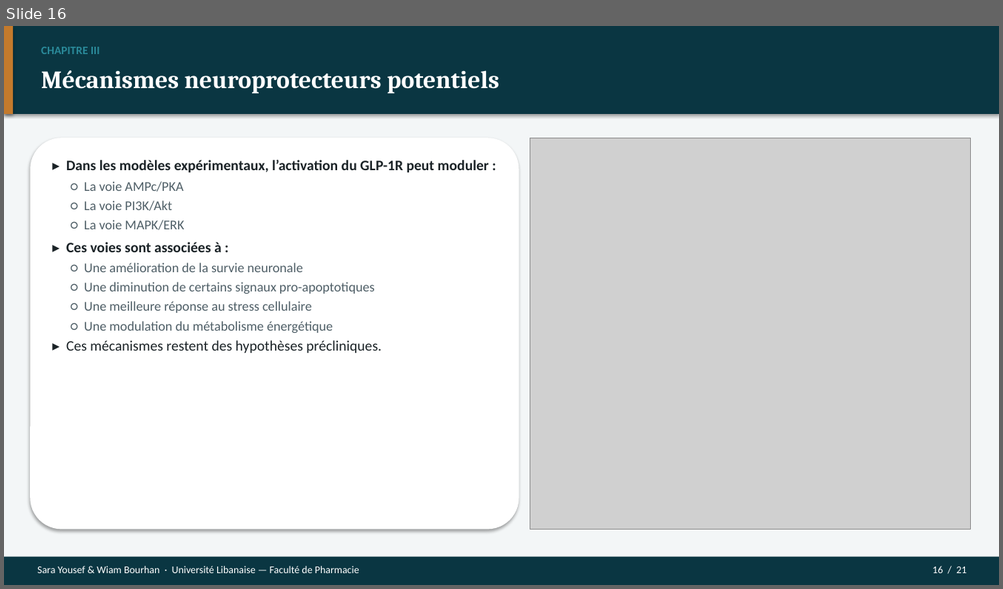
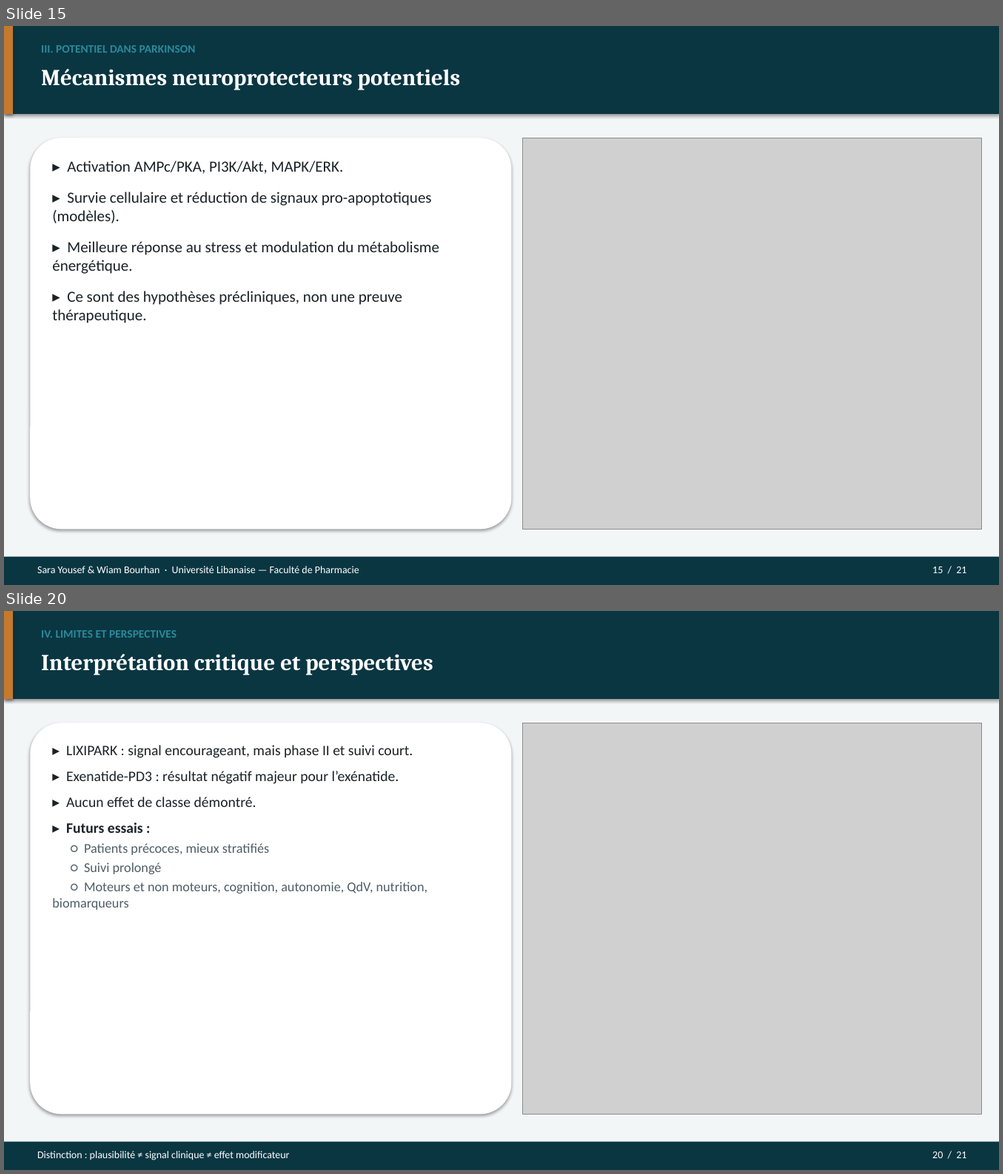
Before and after one commit to Mashtal-Platform/mashtal-platform, a slide deck: docs/presentation/Soutenance_GLP1_Parkinson.pptx. Shown one above the other, each under a label of ours: slide 16 before the commit, slides 15 and 20 after it; the slides between them are not shown. The pictures are 1003x589 and 1003x1174 pixels, drawn with LibreOffice and Linux fonts; fonts in the diff are those of the drawing; grey boxes stand for pictures. Boxes give left, top, right and bottom in pixels: in the first picture for what was removed or moved away, otherwise in the second. Text is boxed around its words. In the diff, an @@ line names an element or a change of style, - is before the commit and + after.

```diff
--- a/docs/presentation/Soutenance_GLP1_Parkinson.pptx
+++ b/docs/presentation/Soutenance_GLP1_Parkinson.pptx
@@ slide 20 added at [4,611,999,1170], background #FFFFFF @@
@@ rectangle added at [4,611,999,1170], fill #F3F6F7 @@
@@ rectangle added at [4,611,999,699], fill #0A3642 @@
@@ rectangle added at [4,611,13,699], fill #C47A2C @@
@@ text added at [41,630,176,638], 11 pt, text #2A8A9A, bold @@
+IV. LIMITES ET PERSPECTIVES
@@ text added at [41,654,433,675], 22 pt, text #FFFFFF, bold @@
+Interprétation critique et perspectives
@@ rounded rectangle added at [30,723,512,1115], fill #FFFFFF @@
@@ picture added at [523,723,982,1115] @@
@@ text added at [52,745,427,910], 14 pt, text #1A2226 @@
+▸ LIXIPARK : signal encourageant, mais phase II et suivi court.
+▸ Exenatide-PD3 : résultat négatif majeur pour l’exénatide.
+▸ Aucun effet de classe démontré.
+▸ Futurs essais :
+○ Patients précoces, mieux stratifiés
+○ Suivi prolongé
+○ Moteurs et non moteurs, cognition, autonomie, QdV, nutrition, biomarqueurs
@@ rectangle added at [4,1142,999,1170], fill #0A3642 @@
@@ text added at [37,1151,289,1161], 10 pt, text #FFFFFF @@
+Distinction : plausibilité ≠ signal clinique ≠ effet modificateur
@@ text added at [932,1152,966,1159], 10 pt, text #FFFFFF @@
+20 / 21
@@ what was slide 16 is now slide 15 @@
@@ slide 15 changed as well @@
@@ text at [41,45,196,53]: text changed @@
-CHAPITRE III
+III. POTENTIEL DANS PARKINSON
@@ text "Mécanismes neuroprotecteurs potentiels" at [41,69,460,90]: size 24 to 22 pt @@
@@ rounded rectangle: place and size @@
-rounded rectangle at [30,138,519,530]
+rounded rectangle at [30,138,512,530]
@@ picture: place and size @@
-picture at [530,138,970,530]
+picture at [523,138,982,530]
@@ text at [52,161,439,323]: text changed; size 13 to 15 pt; text colour #4E5E66 to #1A2226 @@
-▸ Dans les modèles expérimentaux, l’activation du GLP-1R peut moduler :
-○ La voie AMPc/PKA
-○ La voie PI3K/Akt
-○ La voie MAPK/ERK
-▸ Ces voies sont associées à :
-○ Une amélioration de la survie neuronale
-○ Une diminution de certains signaux pro-apoptotiques
-○ Une meilleure réponse au stress cellulaire
-○ Une modulation du métabolisme énergétique
-▸ Ces mécanismes restent des hypothèses précliniques.
+▸ Activation AMPc/PKA, PI3K/Akt, MAPK/ERK.
+▸ Survie cellulaire et réduction de signaux pro-apoptotiques (modèles).
+▸ Meilleure réponse au stress et modulation du métabolisme énergétique.
+▸ Ce sont des hypothèses précliniques, non une preuve thérapeutique.
@@ text at [932,567,966,574]: text changed @@
-16 / 21
+15 / 21
```
Also in this commit, not shown: 13 other slides changed, 6 other slides added, 7 slides removed, 22 other files.
